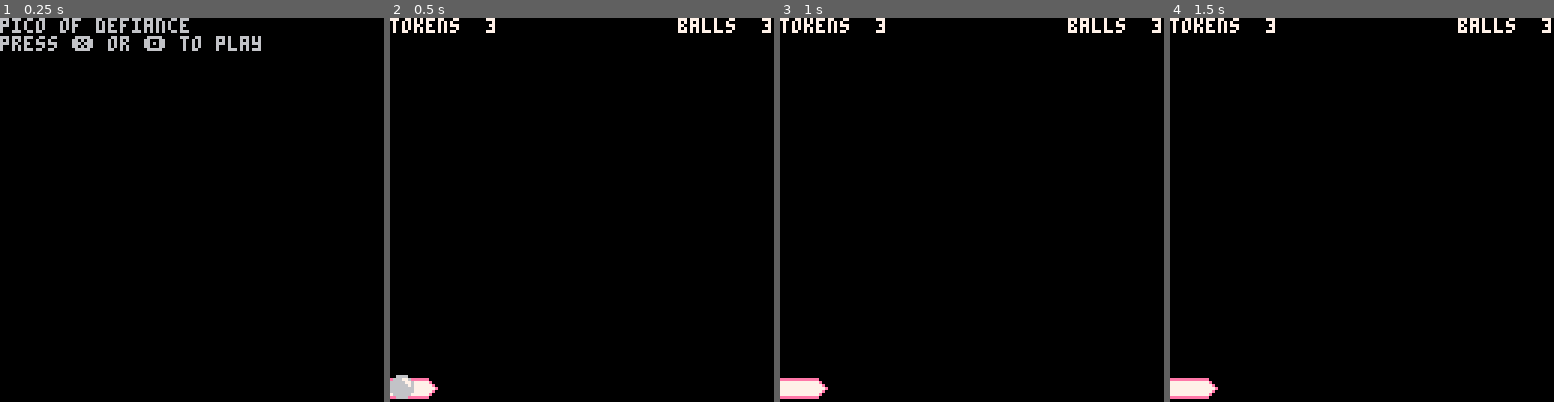
Above: before the commit, frames 1-4 (left to right).
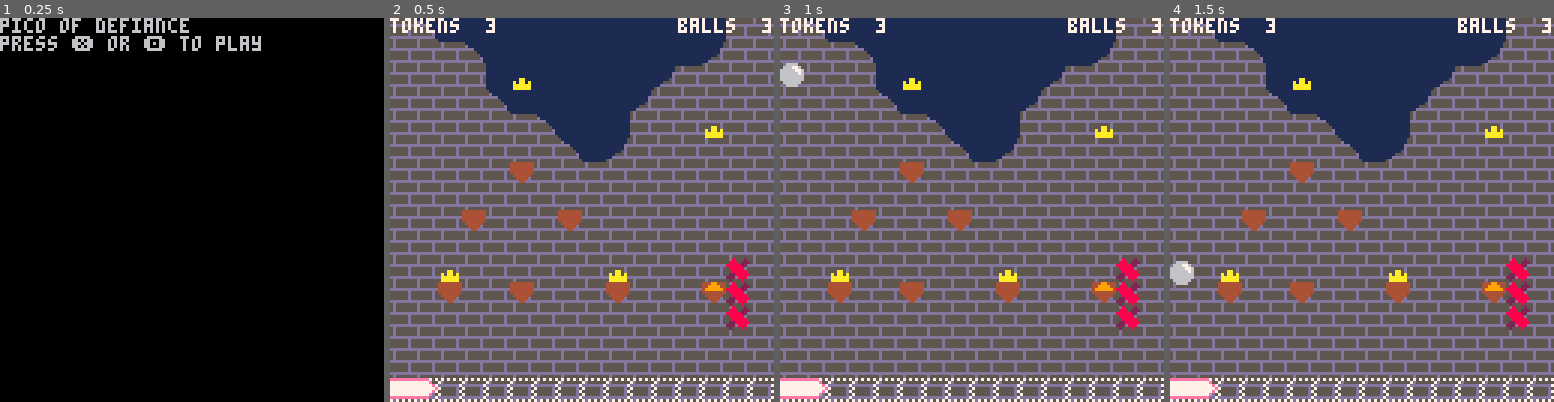
Above: after the commit, the same moments.

Repository: cinghycreations/defiance_of_pico
Game: PICO-8 cartridge defiance.p8
The game is run twice, just before and just after one commit, with the same random seed, the same clock (stepped at 60 frames per second) and the same inputs.
Inputs:
- Up to frame 1 (0.25 s): no input
- Up to frame 2 (0.5 s): tap X (X key) at 0.33 s
- Up to frame 3 (1 s): tap O (Z key) at 0.7 s
- Up to frame 4 (1.5 s): tap X (X key) at 1.07 s

Frame 1 is identical in both runs. In frame 2, 99% of the frame differs, in the area x 0-100%, y 0-100%; in frame 3, 99%; in frame 4, 99%.

Commit message:
Implemented scratch area and backgrounds

Diff:
--- a/defiance.lua
+++ b/defiance.lua
@@ -1,17 +1,57 @@
 debug_skip_splash = false
 
-function session_init()
+areas = {
+	scratch = { 0, 0, 16, 32 },
+	background1 = { 16, 0, 16, 32 },
+	background2 = { 32, 0, 16, 32 },
+	splash = { 48, 0, 16, 16 },
+	levels = {
+		{ 64, 0, 16, 16 },
+		{ 64, 16, 16, 16 },
+		{ 80, 0, 16, 16 },
+		{ 80, 16, 16, 16 },
+		{ 96, 0, 16, 16 },
+		{ 96, 16, 16, 16 },
+		{ 112, 0, 16, 16 },
+		{ 112, 16, 16, 16 },
+		{ 0, 32, 16, 32 },
+		{ 16, 32, 16, 32 },
+		{ 32, 32, 16, 32 },
+		{ 48, 32, 16, 32 },
+		{ 64, 32, 16, 32 },
+		{ 80, 32, 16, 32 },
+		{ 96, 32, 16, 32 },
+		{ 112, 32, 16, 32 },
+	},
+}
+
+function session_init(level, lives)
 	session = {}
-	session.level = 0
+	session.level = level or 1
+	session.background = 0
 	session.platform_speed = 1.2
 	session.platform_offset = 0
-	session.ball_position = { 0, 256 - 12 }
+	session.ball_position = { 0, 32 - 12 }
 	session.ball_speed = 0
 	session.ball_impulse = -3.25
 	session.ball_booster_impulse = -5
 	session.ball_gravity = 9.81
 	session.tokens_left = 3
-	session.lives = 3
+	session.lives = lives or 3
+
+	for i = 0, areas.scratch[3] - 1 do
+		for j = 0, areas.scratch[4] - 1 do
+			mset( areas.scratch[1] + i, areas.scratch[2] + j, 0 )
+		end
+	end
+
+	bounds = areas.levels[session.level]
+	for i = 0, bounds[3] - 1 do
+		for j = 0, bounds[4] - 1 do
+			local tile = mget( bounds[1] + i, bounds[2] + j )
+			mset( areas.scratch[1] + i, areas.scratch[2] + ( areas.scratch[4] - bounds[4] ) + j, tile )
+		end
+	end
 end
 
 function clamp(value, min, max)
@@ -94,8 +134,11 @@
 	cls()
 	camera( 0, 128 )
 
+	-- background
+	map( (session.background + 1) * 16, 0, 0, 0, 16, 32 )
+
 	-- map
-	map( session.level * 16, 0, 0, 0, 16, 32 )
+	map( 0, 0, 0, 0, 16, 32 )
 
 	-- platform
 	spr( 6, session.platform_offset - 12 + 0, 256 - 8 )
